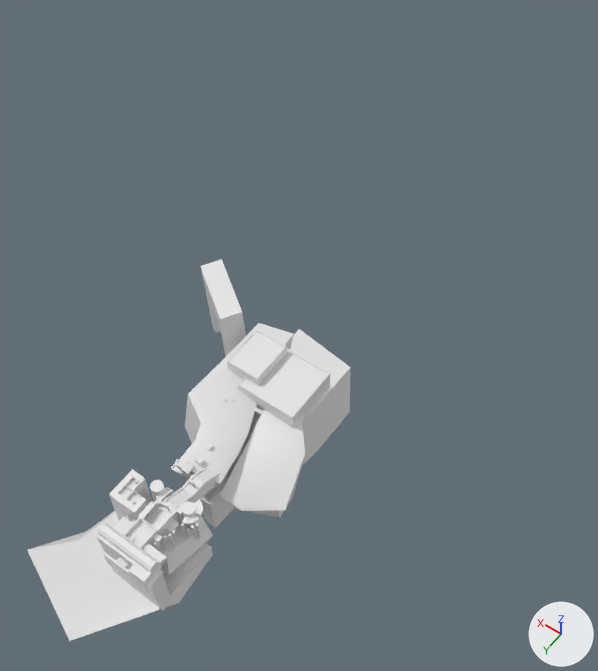
The Blender file RPG/RPG/data/assets/terrain/tos.blend: old version first, new version second.
Before and after are seen from a camera (50 mm lens) standing at (-558.0, 374.0, 1303.0) and looking at (-54.0, -331.0, 195.0). Arrows for +X, +Y and +Z are at lower right; the lights stay in place. Materials are left out; every surface is plain grey.
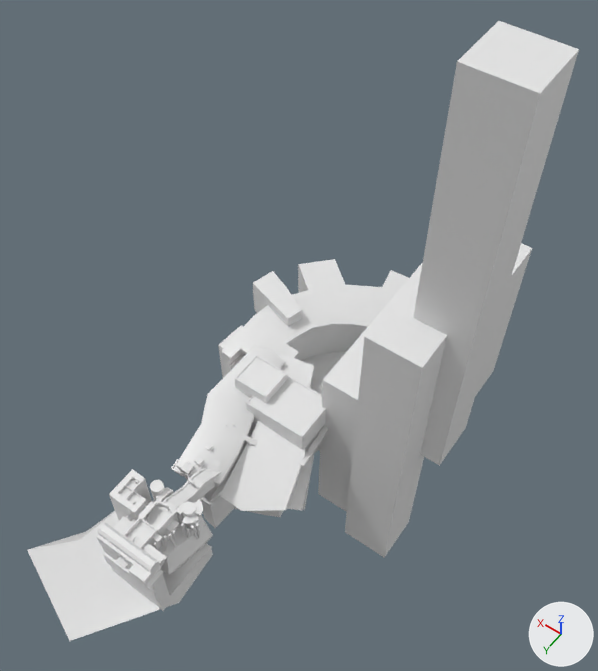
Changed parts and their boxes (x1, y1, x2, y2) in the pictures (598 x 671 px; the box of a moved part takes in the faces that stretch with it):
'Cube.004', reshaped, modifiers changed (128% wider, 99% taller): before (175, 259, 351, 528); after (176, 21, 579, 558)
'Cube.006', reshaped (10% shorter): before (171, 329, 330, 477); after (171, 346, 328, 479)
part 1 of me_cube_007, moved or reshaped: before (254, 407, 264, 415); after (242, 434, 258, 446)
part 2 of me_cube_007, moved or reshaped: before (226, 329, 287, 385); after (235, 355, 287, 403)
part 3 of me_cube_007, moved or reshaped: before (195, 456, 205, 467); after (194, 457, 205, 467)
part 4 of me_cube_007, added: after (246, 375, 326, 449)
part 5 of me_cube_007, added: after (299, 425, 328, 467)
part 6 of me_cube_007, deleted: before (237, 349, 330, 428)
part 7 of me_cube_005, added: after (345, 295, 447, 558)
part 8 of me_cube_005, added: after (413, 21, 579, 466)
part 9 of me_cube_005, added: after (218, 259, 409, 378)
part 10 of me_cube_005, added: after (318, 243, 532, 512)
part 11 of me_cube_005, moved or reshaped: before (175, 259, 351, 511); after (176, 346, 347, 511)

The change, as a list of edits to the scene's bpy script:
```text
Change me_cube_007:
    used by ob_cube_006; location = (0.0, -512.0, 0.0)
    remove me_cube_007.from_pydata(...)  # 250 vertices, 230 faces; spans x -66.0..106.0, y 93.0..413.0, z -73.0..13.0
    add me_cube_007.from_pydata(...)  # 346 vertices, 322 faces; spans x -126.0..84.0, y 100.0..413.0, z -76.0..15.0
    me_cube_007 part 1: the loose piece of 16 vertices spanning x -5.0..19.0, y 220.0..234.0, z -42.0..-31.0 is multiplied about its middle by the matrix ((1.28, -0.066, -0.217), (0.073, 1.297, 0.036), (0.215, -0.047, 1.281)), then moved by (-22.0, 57.0, -9.0)
    me_cube_007 part 2: the loose piece of 60 vertices spanning x 33.0..106.0, y 101.0..196.0, z -57.0..13.0 is scaled about its middle by (1, 0.701, 1.12), then moved by (-39.0, 38.0, -3.0)
    me_cube_007 part 3: the loose piece of 16 vertices spanning x 18.0..33.0, y 372.0..386.0, z -38.0..-23.0 is moved by (0.0, 1.0, 0.0)
    me_cube_007 part 4: a new loose piece of 68 vertices spanning x -105.0..43.0, y 145.0..242.0, z -73.0..-4.0
    me_cube_007 part 5: a new loose piece of 24 vertices spanning x -126.0..-101.0, y 161.0..266.0, z -76.0..-55.0
    me_cube_007 part 6: 48 vertices removed from x -66.0..64.0, y 93.0..218.0, z -50.0..-6.0
Change me_cube_005:
    used by ob_cube_004; location = (0.0, -512.0, 0.0)
    remove me_cube_005.from_pydata(...)  # 127 vertices, 159 faces; spans x -139.0..292.0, y -42.0..411.0, z -346.0..36.0
    add me_cube_005.from_pydata(...)  # 430 vertices, 440 faces; spans x -334.0..201.0, y -351.0..411.0, z -360.0..768.0
    me_cube_005 part 7: a new loose piece, a box spanning x -293.0..-193.0, y 106.0..206.0, z -360.0..321.0
    me_cube_005 part 8: a new loose piece, a box spanning x -334.0..-234.0, y 32.0..132.0, z -32.0..768.0
    me_cube_005 part 9: a new loose piece of 240 vertices spanning x -233.0..201.0, y -263.0..153.0, z -322.0..-2.0
    me_cube_005 part 10: a new loose piece of 24 vertices spanning x -258.0..-96.0, y -351.0..166.0, z -358.0..81.0
    me_cube_005 part 11: 13 vertices moved from x -27.0..141.0, y 102.0..386.0, z -204.0..-8.0 to x -26.0..102.0, y 102.0..386.0, z -204.0..-24.0; 60 vertices removed from x -127.0..292.0, y -42.0..411.0, z -306.0..36.0; 83 vertices added at x -237.0..106.0, y -196.0..411.0, z -347.0..-7.0
Change ob_cube_004:
    where _m = ob_cube_004.modifiers.new('EdgeSplit', 'EDGE_SPLIT')
    add _m.use_edge_angle = False
```
